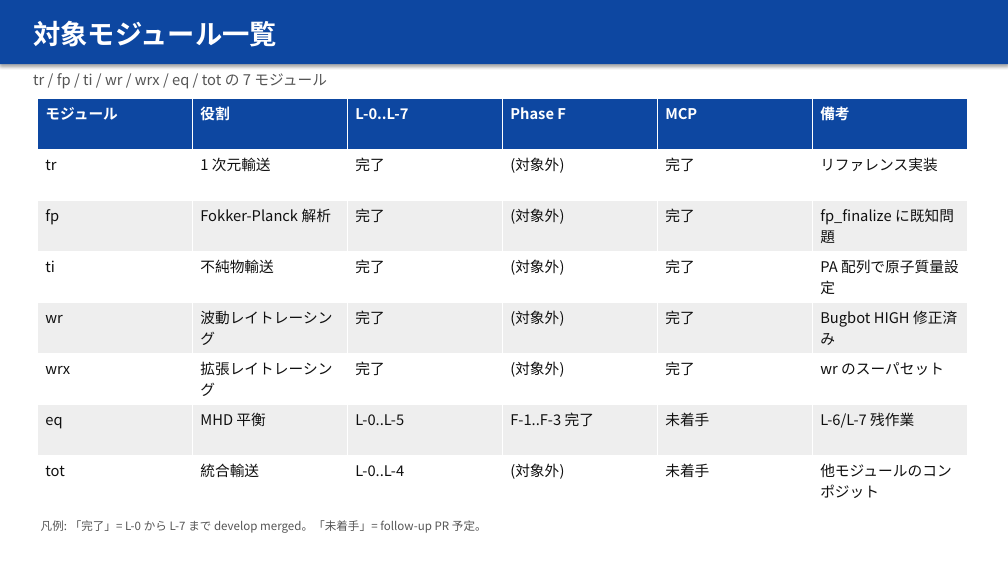
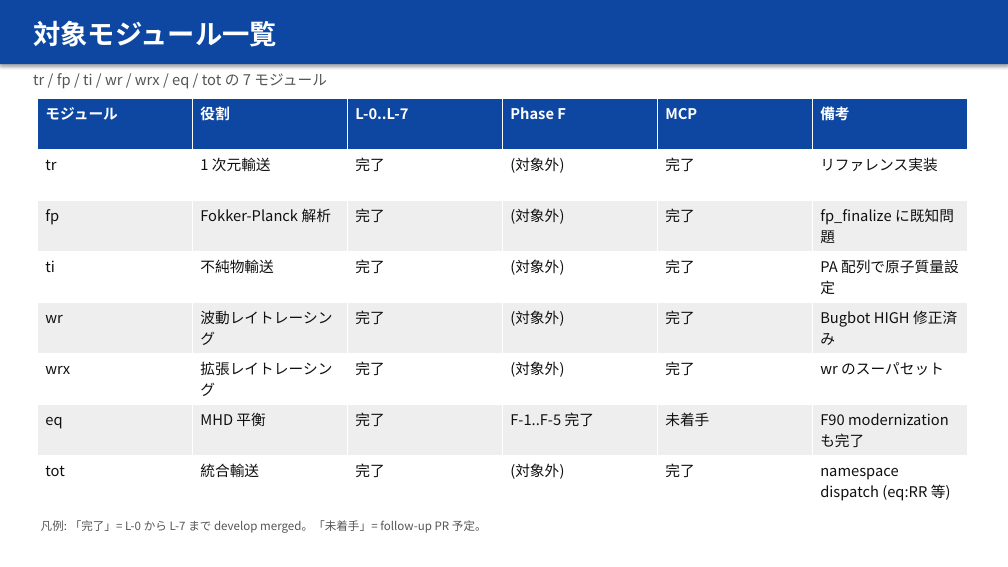
Before and after one commit to HengyuLi-Ozaki-lab/task, a slide deck: slide 3 of docs/presentations/2026-04-19-task-library-ization-overview.pptx. Drawn at 1008x567 pixels with LibreOffice and Linux fonts; fonts in the diff are those of the drawing. Boxes give left, top, right and bottom in pixels: in the first picture for what was removed or moved away, otherwise in the second. Text is boxed around its words. In the diff, an @@ line names an element or a change of style, - is before the commit and + after.

```diff
--- a/docs/presentations/2026-04-19-task-library-ization-overview.pptx
+++ b/docs/presentations/2026-04-19-task-library-ization-overview.pptx
@@ table at (x1=38, y1=98, x2=968, y2=507) @@
-row 7: eq | MHD 平衡 | L-0..L-5 | F-1..F-3 完了 | 未着手 | L-6/L-7 残作業
+row 7: eq | MHD 平衡 | 完了 | F-1..F-5 完了 | 未着手 | F90 modernization も完了
-row 8: tot | 統合輸送 | L-0..L-4 | (対象外) | 未着手 | 他モジュールのコンポジット
+row 8: tot | 統合輸送 | 完了 | (対象外) | 完了 | namespace dispatch (eq:RR 等)
```
Also in this commit, not shown: 4 other slides changed, 1 other file.
